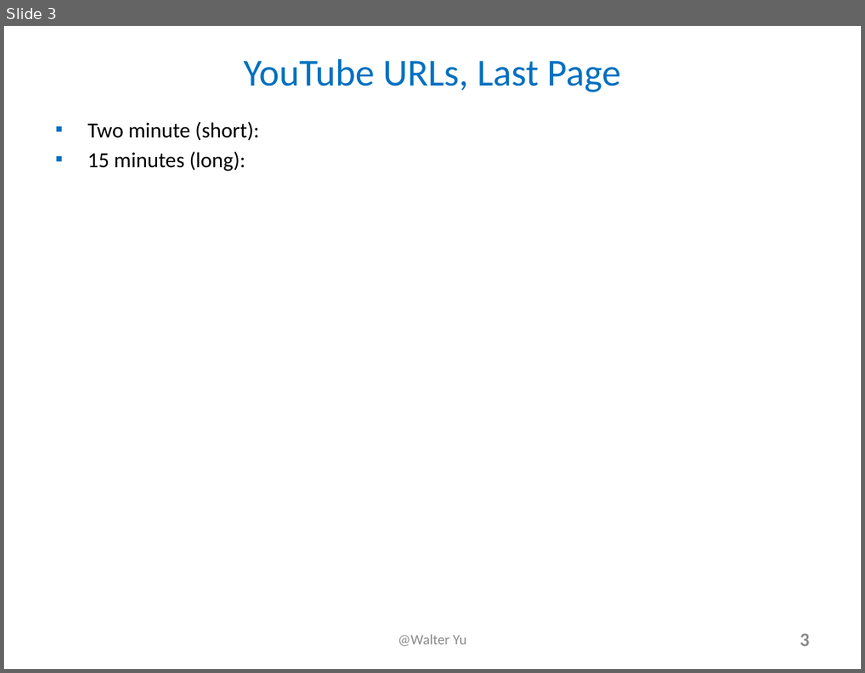
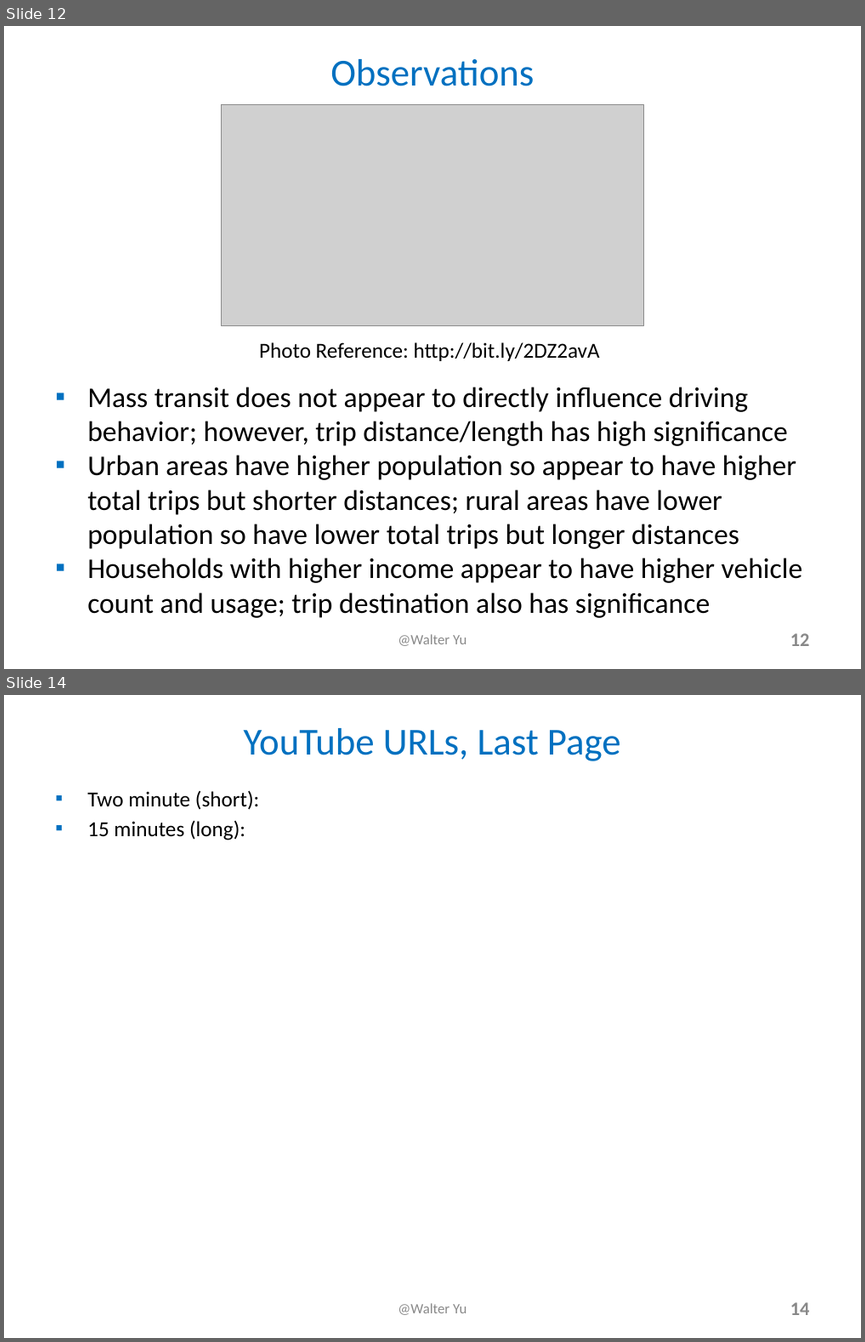
Before and after one commit to walteryu/e63-final, a slide deck: presentation/FinalProjectSlides_e63_2018_WY.pptx. Shown one above the other, each under a label of ours: slide 3 before the commit, slides 12 and 14 after it; the slides between them are not shown. The pictures are 865x673 and 865x1342 pixels, drawn with LibreOffice and Linux fonts; fonts in the diff are those of the drawing; grey boxes stand for pictures. Boxes give left, top, right and bottom in pixels: in the first picture for what was removed or moved away, otherwise in the second. Text is boxed around its words. In the diff, an @@ line names an element or a change of style, - is before the commit and + after.

```diff
--- a/presentation/FinalProjectSlides_e63_2018_WY.pptx
+++ b/presentation/FinalProjectSlides_e63_2018_WY.pptx
@@ slide 12 added at (4,26,861,669), background #FFFFFF @@
@@ title added at (330,59,534,86), 32 pt, text #0070C0 @@
+Observations
@@ picture added at (222,105,644,327) @@
@@ text added at (259,342,600,361), 18 pt, text #000000 @@
+Photo Reference: http://bit.ly/2DZ2avA
@@ text added at (87,386,803,618), 24 pt, text #000000 @@
+▪ Mass transit does not appear to directly influence driving behavior; however, trip distance/length has high significance
+▪ Urban areas have higher population so appear to have higher total trips but shorter distances; rural areas have lower population so have lower total trips but longer distances
+▪ Households with higher income appear to have higher vehicle count and usage; trip destination also has significance
@@ text added at (398,634,466,646), 12 pt, text #898989 @@
+@Walter Yu
@@ page number added at (790,633,810,646), 16 pt, text #888888, bold @@
+12
@@ what was slide 3 is now slide 14 @@
@@ page number at (790,1302,810,1315): text changed @@
-3
+14
```
Also in this commit, not shown: 2 slides changed, 10 other slides added.
